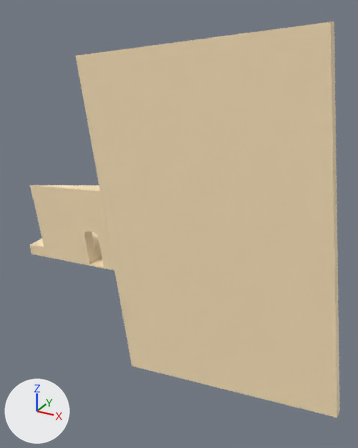
An edit to the FBX model Assets/mehses/Creamroom/dock.fbx, drawn before and after from the same camera.
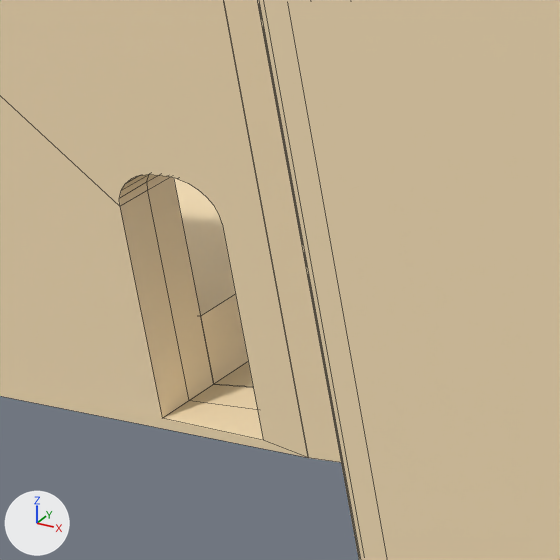
Each version is shown whole from a 50 mm lens placed at (14.58, -20.81, 11.76), pointed at (4.59, -2.65, 2.68), then close up on the part from 19% to 40% of the width and 46% to 63% of the height. The axes (+X, +Y, +Z) are drawn at lower left. The lights are the same throughout. The close-ups show mesh edges as thin lines. Where no turn or scale is listed for an object, it has been applied to the vertices.

Objects in the first close-up: 'dock'.
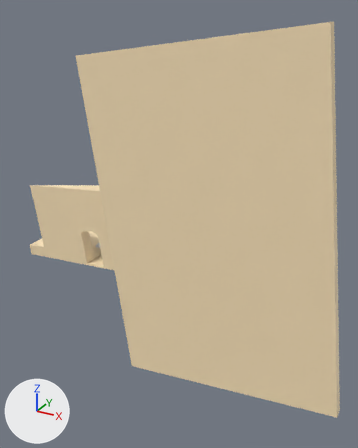
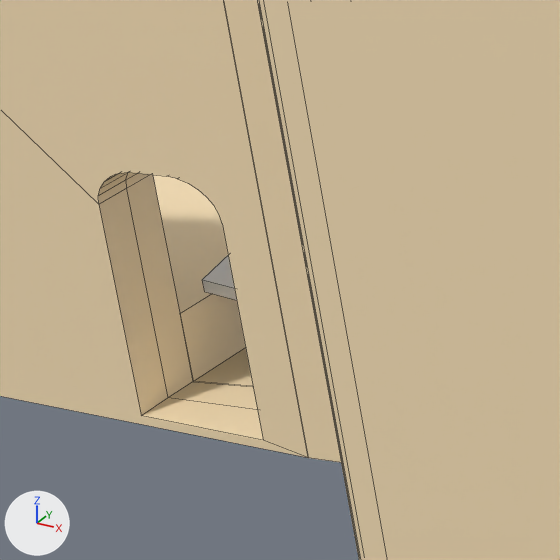
Where the newer file only moved an object's origin or applied its transform, the numbers keep the older frame.

Pixel boxes (x1, y1, x2, y2) of what changed, in the close-ups (560 x 560 px; the box of a moved part takes in the faces that stretch with it):
'Plane', added
    after: (202, 255, 237, 300)
part 1 of me_plane, moved or reshaped
    both: (0, 0, 308, 458)

What changed in the scene script:
```text
Change me_plane:
    where me_plane.from_pydata(...)  # 282 vertices, 229 faces; spans x -6.3..13.3, y -8.9..4.5, z -1.5..12.0
    used by ob_dock; location = (0.0, 0.0, -0.525)
    me_plane part 1: all 36 vertices in x -1.7..-1.2, y -2.0..1.8, z -0.8..1.3 are moved by (-0.2, 0.0, 0.0)
Add me_plane_002:
    me_plane_002.from_pydata([(-0.61, -1.36, -0.34), (0.61, -1.36, -0.34), (-0.61, 1.39, 0.23), (0.61, 1.39, 0.23), (-0.61, 1.36, 0.34), (-0.61, -1.39, -0.23), (0.61, -1.39, -0.23), (0.61, 1.36, 0.34)], [], [(0, 2, 3, 1), (5, 6, 7, 4), (1, 3, 7, 6), (2, 0, 5, 4), (3, 2, 4, 7), (0, 1, 6, 5)])
Add ob_plane:
    ob_plane = bpy.data.objects.new('Plane', me_plane_002)
    ob_plane.location = (-1.062, 0.363, -0.356)
```
